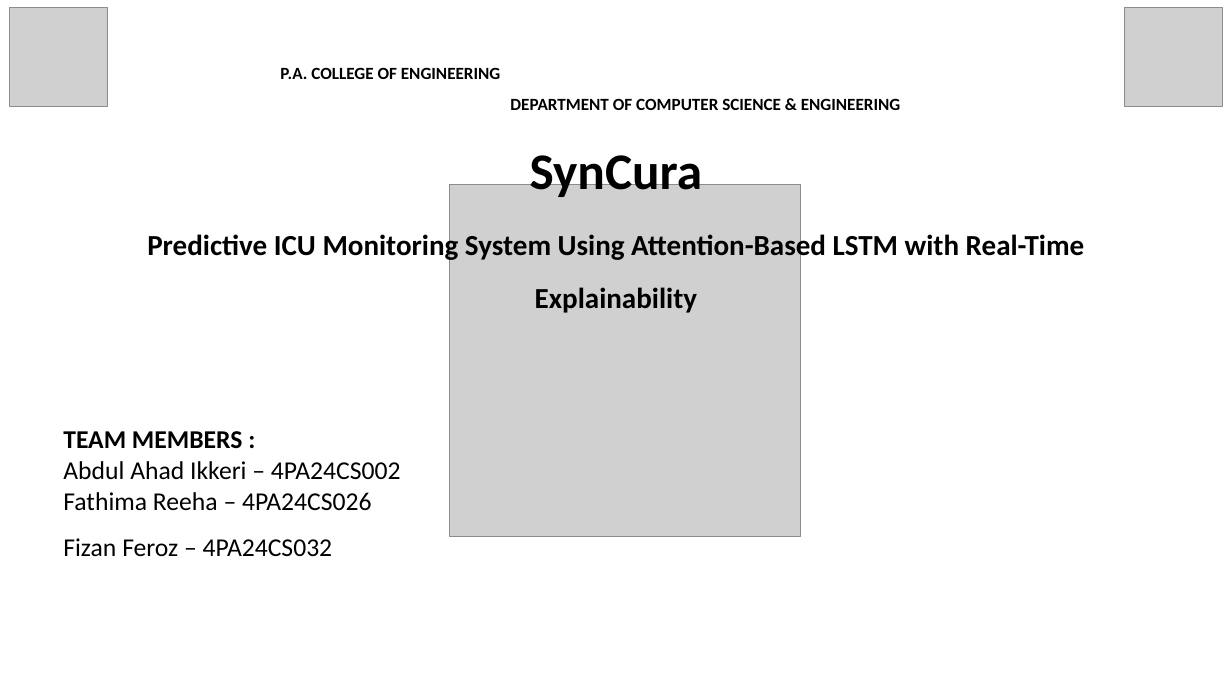
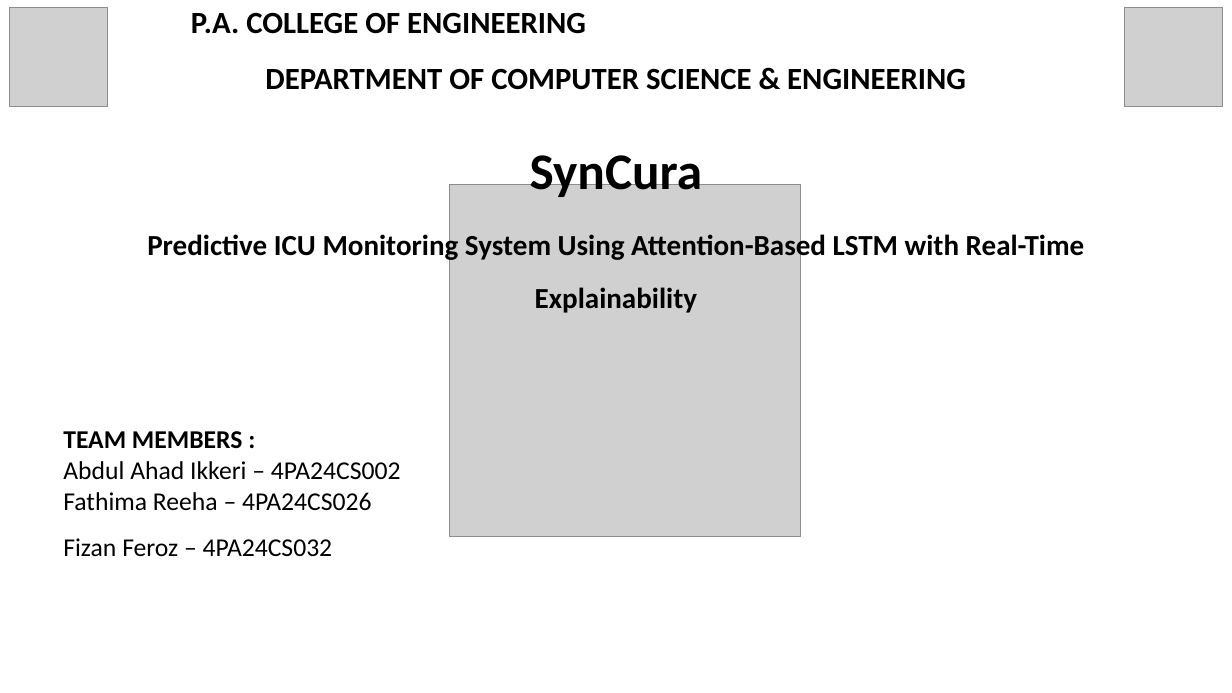
Before and after one commit to Dinaltium/SynCura, a slide deck: slide 1 of ppt/SynCura_Deck_V3_FINAL.pptx. Drawn at 1232x693 pixels with LibreOffice and Linux fonts; fonts in the diff are those of the drawing; grey boxes stand for pictures. Boxes give left, top, right and bottom in pixels: in the first picture for what was removed or moved away, otherwise in the second. Text is boxed around its words. In the diff, an @@ line names an element or a change of style, - is before the commit and + after.

Commit message:
refine Deck V3 FINAL for projector presentation

```diff
--- a/ppt/SynCura_Deck_V3_FINAL.pptx
+++ b/ppt/SynCura_Deck_V3_FINAL.pptx
@@ text "P.A. COLLEGE OF ENGINEERING DEPARTMENT ..." moved from (x1=280, y1=67, x2=900, y2=110) to (x1=191, y1=12, x2=966, y2=90) @@
@@ text "P.A. COLLEGE OF ENGINEERING DEPARTMENT ..." at (x1=191, y1=12, x2=966, y2=90): size 20 to 36 pt @@
```
